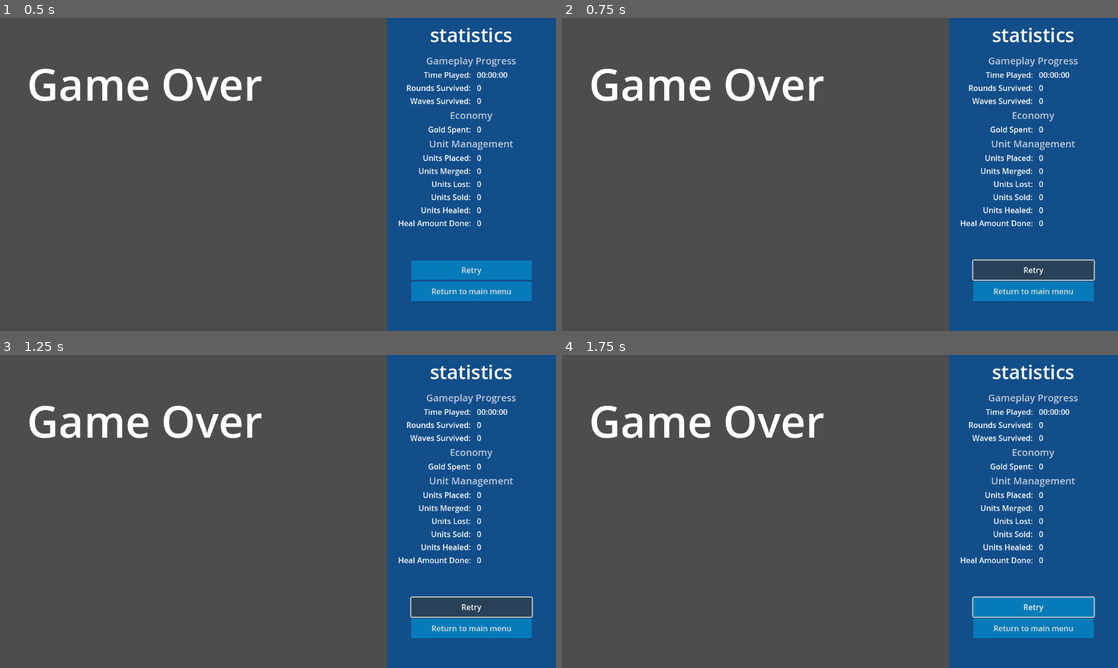
Above: before the commit, frames 1-4 (two rows, left to right).
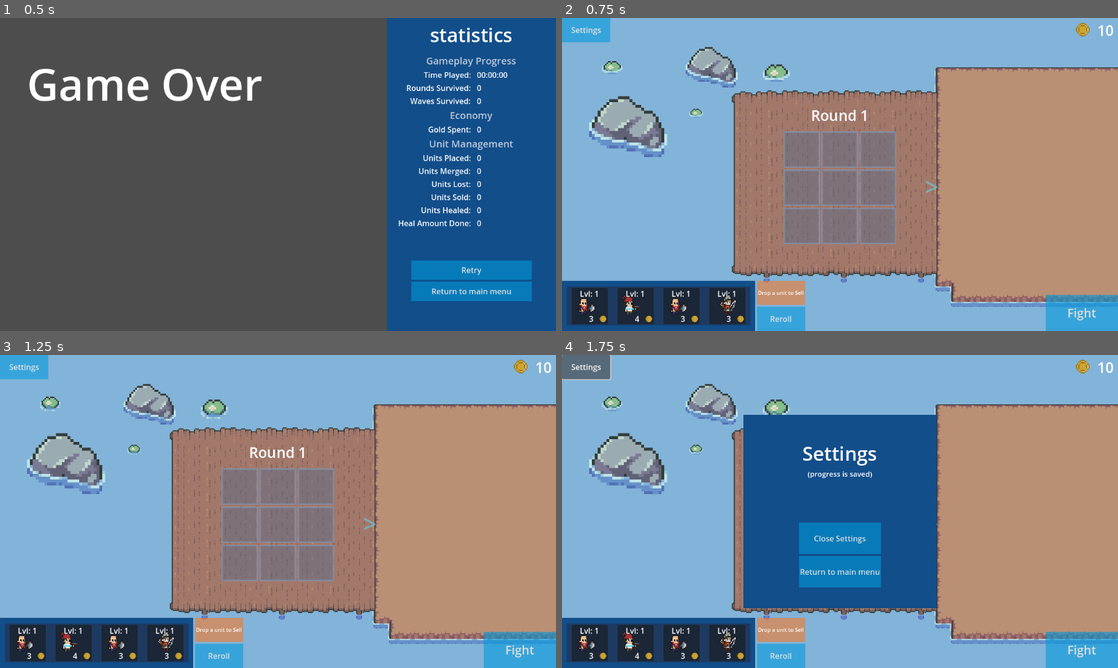
Above: after the commit, the same moments.

Repository: FontysRyan/PizzaProject1St2
Game: Godot game, scene res://Scenes/Gameover.tscn
Same seed, same stepped clock (60 frames per second), same inputs: the game is played once before the commit and once after it. This scene is started directly instead of the project's main scene.
Inputs (mouse positions are in pixels of both pictures, inside the frame that each line leads up to):
- Up to frame 1 (0.5 s): no input
- Up to frame 2 (0.75 s): click "Retry" at 0.5 s
- Up to frame 3 (1.25 s): no input
- Up to frame 4 (1.75 s): click (584, 367) at 1.25 s, where only the run after the commit has a clickable "Settings"

Frame 1 is identical in both runs. In frame 2, 100% of the frame differs, in the area x 0-100%, y 0-100%; in frame 3, 100%; in frame 4, 100%.
Error before the commit: Invalid call. Nonexistent function 'TEMP_clear_build' in base 'Node (game_controller.gd)'. (res://Assets/UI/Scripts/Retry_btn.gd:8)

Commit message:
levels added

Diff:
--- a/Assets/UI/Scripts/Player_Build_manager.gd
+++ b/Assets/UI/Scripts/Player_Build_manager.gd
@@ -12,6 +12,7 @@
 				panel = get_child(j)
 				i.bought = true
 				panel.add_child(i)
+				i._place_on_drop_target(panel)
 			j += 1
 			if panel is Panel:
 				if panel.get_child_count() > 0:
@@ -27,7 +28,8 @@
 			var child_name: Unit_Panel = null
 
 			if panel.get_child_count() > 0:
-				var unit_tile = panel.get_child(0)
+				var i = panel.get_child_count() - 1
+				var unit_tile = panel.get_child(i)
 
 				if "panel" in unit_tile and unit_tile.panel:
 					var p = unit_tile.panel
@@ -35,7 +37,8 @@
 					if p is UnitPanel:
 						# If it's a resource, get the file name
 						var temp_panel = panel_scene.instantiate()
-						temp_panel.panel = unit_tile.panel
+						temp_panel.premade_panel = unit_tile.premade_panel
+						temp_panel.unit_level = unit_tile.unit_level
 						temp_panel._fill_panel()
 						child_name = temp_panel
 					else:
@@ -48,12 +51,11 @@
 				if build_slots.get(panel) != child_name.panel:
 					build_slots[panel] = child_name.panel
 
-					var slot_index = int(panel.name.replace("Panel_", ""))
-					GameController.update_build_slot(slot_index, child_name)
+				var slot_index = int(panel.name.replace("Panel_", ""))
+				GameController.update_build_slot(slot_index, child_name)
 			else:
 				var slot_index = int(panel.name.replace("Panel_", ""))
 				GameController.clear_build_slot(slot_index)
-
 
 			unit_names.append(child_name)
 
--- a/Assets/UI/Scripts/Retry_btn.gd
+++ b/Assets/UI/Scripts/Retry_btn.gd
@@ -5,6 +5,5 @@
 
 func _on_pressed():
 	GameController.clear_run_data()
-	GameController.TEMP_clear_build()
 	GameController.set_phase(GameController.GamePhase.BUILD)
 	GameController.begin_game()
--- a/Assets/UI/Scripts/grid_container.gd
+++ b/Assets/UI/Scripts/grid_container.gd
@@ -27,7 +27,6 @@
 	# Create new panels
 	for i in range(4):
 		var temp_panel = panel_scene.instantiate()
-		temp_panel.panel = shop._get_shop_unit()
+		temp_panel.premade_panel = shop._get_shop_unit()
 		temp_panel._fill_panel()
-		print("temp_panel.panel: ", temp_panel.panel)
 		self.add_child(temp_panel)
--- a/Resources/unit panels/UnitPanel.gd
+++ b/Resources/unit panels/UnitPanel.gd
@@ -4,3 +4,6 @@
 @export var unit_name: String
 @export var unit_stats: UnitStats
 @export var rarity: Rarity
+
+func get_basename() -> String:
+	return self.to_string()
--- a/Resources/units/UnitStats.gd
+++ b/Resources/units/UnitStats.gd
@@ -19,5 +19,6 @@
 @export var range: float = 50.0
 @export var ability_type: Ability
 
+
 func get_basename() -> String:
 	return self.to_string()
--- a/game_controller.gd
+++ b/game_controller.gd
@@ -101,6 +101,7 @@
 	run_timer.start()
 func clear_run_data():
 	Stats.running = false
+	Stats.units.clear()
 	Stats.gold = 0
 	Stats.round = 1
 	Stats.wave = 1
--- a/unit_panel.gd
+++ b/unit_panel.gd
@@ -7,11 +7,13 @@
 var original_position: Vector2 = Vector2.ZERO
 var in_shop: bool = true
 const ALLOW_SWAP: bool = true
-var panel = preload("res://Resources/unit panels/UnitPanel.gd")
+var premade_panel = preload("res://Resources/unit panels/UnitPanel.gd")
+var panel: UnitPanel
 var unit_level: int = 1
 var bought: bool = false
 var checked: bool = false
-
+var tile_buffed: bool = false
+var buff: String = ""
 # Called when the node enters the scene tree for the first time.
 func _ready() -> void:
 	mouse_filter = Control.MOUSE_FILTER_PASS
@@ -26,6 +28,9 @@
 		print("Error: LevelLabel node not found")
 
 func _fill_panel() -> void:
+	var temp_panel: UnitPanel = premade_panel
+	panel = temp_panel.duplicate()
+	panel.unit_stats = level_up()
 	var color = panel.rarity.color
 	add_theme_color_override("UnitPanel", color)
 	var texture = panel.unit_stats.texture
@@ -35,6 +40,19 @@
 	var level = "Lvl: " + str(unit_level)
 	$LevelLabel.text = level
 	$Tooltip.parent = self
+
+func _update_self() -> void:
+	panel.unit_stats = level_up()
+	var color = panel.rarity.color
+	add_theme_color_override("UnitPanel", color)
+	var texture = panel.unit_stats.texture
+	$SpriteTexture.texture = texture
+	var price = panel.rarity.cost
+	$PriceLabel.text = str(price)
+	var level = "Lvl: " + str(unit_level)
+	$LevelLabel.text = level
+	$Tooltip.parent = self
+	$Tooltip.request_ready()
 
 func _gui_input(event: InputEvent) -> void:
 	if event is InputEventMouseButton and event.button_index == MOUSE_BUTTON_LEFT:
@@ -80,6 +98,7 @@
 
 func _place_on_drop_target(drop_target: Control) -> void:
 	# Find current slot dynamically (important for repeated swaps)
+	var price = panel.rarity.cost
 	var my_slot: Control = null
 	for node in get_tree().get_nodes_in_group("drop_zone"):
 		if node.has_meta("occupied_by") and node.get_meta("occupied_by") == self:
@@ -95,8 +114,34 @@
 	if drop_target.has_meta("occupied_by"):
 		occupant = drop_target.get_meta("occupied_by")
 	# Swap only allowed if piece is NOT in shop and occupant is valid
-	if ALLOW_SWAP and occupant != null and is_instance_valid(occupant) and occupant != self and not in_shop:
-		_swap_with_occupant(drop_target, occupant, my_slot)
+	if occupant != null and is_instance_valid(occupant) and occupant != self and !occupant.in_shop:
+		if occupant.panel.unit_name == panel.unit_name:
+			if bought:
+				if occupant.unit_level == 5:
+					_restore_original_position()
+					return
+				else:
+					self.unit_level = occupant.unit_level + 1
+					self._update_self()
+					_swap_with_occupant(drop_target, occupant, my_slot)
+					occupant.queue_free()
+					in_shop = false
+					return
+			else:
+				if occupant.unit_level == 5:
+					_restore_original_position()
+					return
+				else:
+					bought = true
+					Stats._take_gold(price)
+					self.unit_level = occupant.unit_level + 1
+					self._update_self()
+					_swap_with_occupant(drop_target, occupant, my_slot)
+					occupant.queue_free()
+					in_shop = false
+					return
+		else:
+			_swap_with_occupant(drop_target, occupant, my_slot)
 		return
 	elif occupant != null:
 		_restore_original_position()
@@ -108,7 +153,6 @@
 	in_shop = false
 
 	# Subtract the price when the panel is successfully placed on a drop target
-	var price = panel.rarity.cost
 	if bought:
 		return
 	else:
@@ -190,3 +234,81 @@
 			if rect.has_point(point):
 				return node
 	return null
+
+func level_up() -> UnitStats:
+	var stats = premade_panel.unit_stats.duplicate()
+	match unit_level:
+		1: #nothing happens
+			return stats
+		2: #level 2 acquired
+			stats.max_hp *= 2.2
+			stats.attack_speed /= 1.1
+			stats.damage *= 1.9
+			stats.crit_chance *= 1.1
+			if stats.type == "ranged":
+				stats.range *= 1.2
+			return stats
+		3: #level 3 acquired
+			stats.max_hp *= 3.1
+			stats.attack_speed /= 1.2
+			stats.movement_speed *= 1.5
+			stats.damage *= 2.9
+			stats.crit_chance *= 1.2
+			if stats.type == "ranged":
+				stats.range *= 1.6
+			return stats
+		4: #level 4 acquired
+			stats.max_hp *= 1.3
+			stats.attack_speed /= 1.3
+			stats.damage *= 3.8
+			stats.crit_chance *= 1.3
+			if stats.type == "ranged":
+				stats.range *= 1.8
+			return stats
+		5: #level 5 acquired
+			stats.max_hp *= 2
+			stats.attack_speed /= 1.5
+			stats.movement_speed *= 2
+			stats.damage *= 4.7
+			stats.crit_chance *= 1.5
+			if stats.type == "ranged":
+				stats.range *= 2.1
+			return stats
+		_:
+			return stats
+
+func _tile_buff(buff_type: String) -> void:
+	match buff_type:
+		"speed":
+			panel.unit_stats.movement_speed = panel.unit_stats.movement_speed * 1.5
+			buff = buff_type
+			tile_buffed = true
+		"damage":
+			panel.unit_stats.damage = panel.unit_stats.damage * 1.8
+			buff = buff_type
+			tile_buffed = true
+		"health":
+			panel.unit_stats.max_hp = panel.unit_stats.max_hp * 1.4
+			buff = buff_type
+			tile_buffed = true
+		#"range":
+			#panel.unit_stats.range = panel.unit_stats.range * 1.3
+			#buff = buff_type
+			#tile_buffed = true
+
+func _remove_tile_buff() -> void:
+	if tile_buffed:
+		match panel.unit_stats.buff:
+			"speed":
+				panel.unit_stats.movement_speed = panel.unit_stats.movement_speed / 1.5
+				tile_buffed = false
+			"damage":
+				panel.unit_stats.damage = panel.unit_stats.damage / 1.8
+				tile_buffed = false
+			"health":
+				panel.unit_stats.max_hp = panel.unit_stats.max_hp / 1.4
+				tile_buffed = false
+			#"range":
+				#panel.unit_stats.range = panel.unit_stats.range / 1.3
+				#tile_buffed = false
+	else: pass
